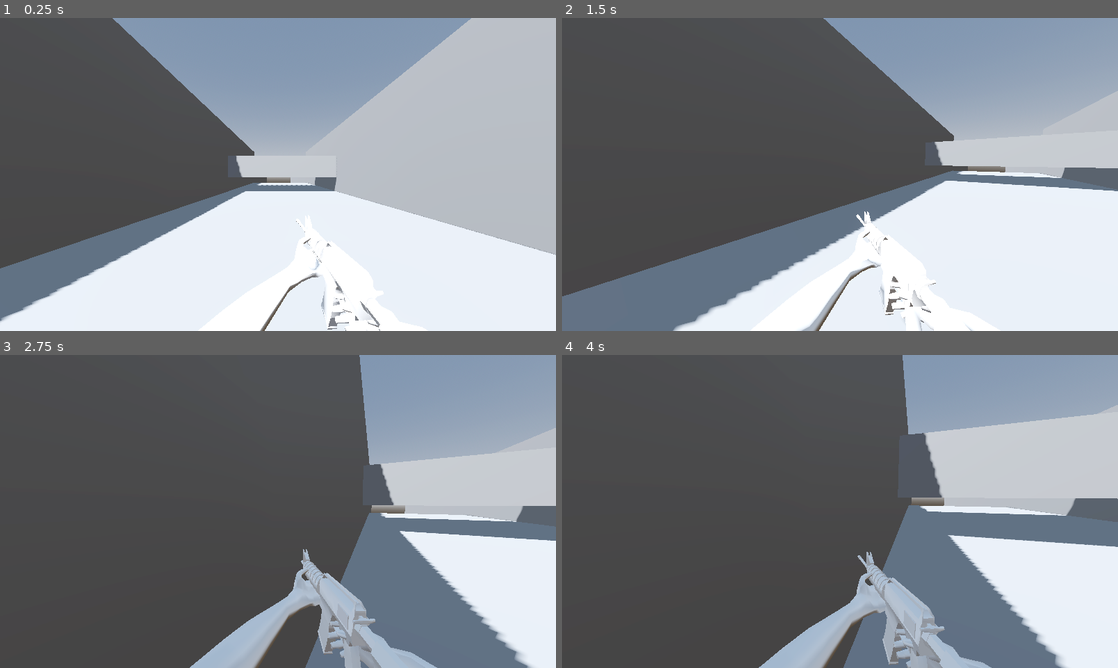
Above: before the commit, frames 1-4 (two rows, left to right).
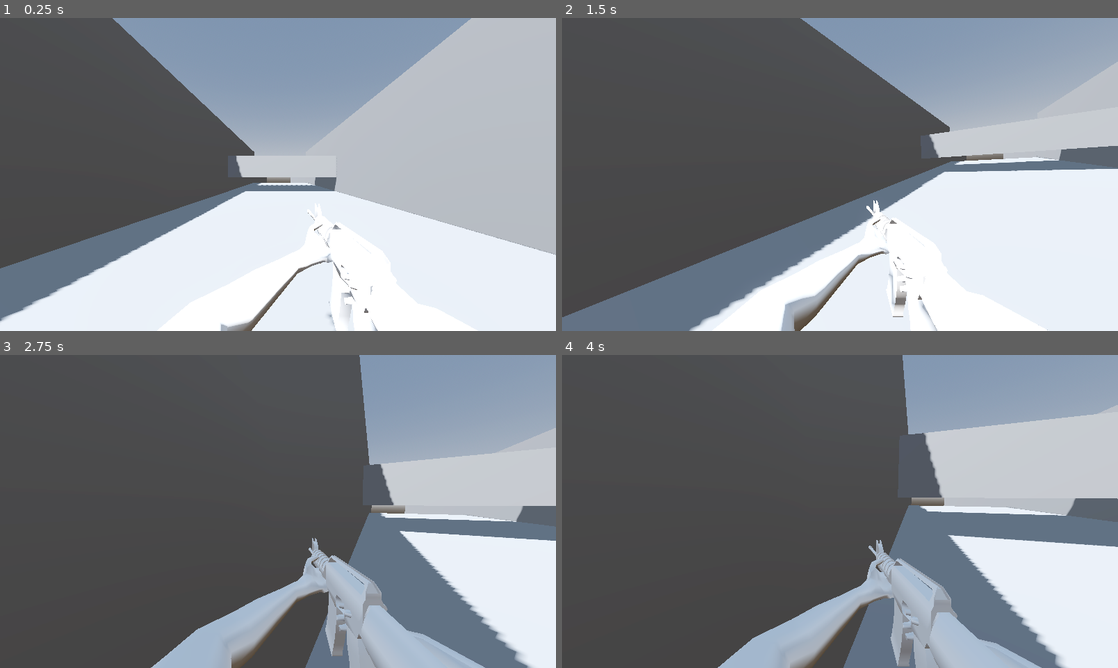
Above: after the commit, the same moments.

Repository: jamzuz/movement
Game: Godot game, scene res://test_level.tscn
Two runs of this game, one before a commit and one after it. Both use one fixed random seed, a clock stepped at 60 frames per second and the inputs below.
Inputs (mouse positions are in pixels of both pictures, inside the frame that each line leads up to):
- Up to frame 1 (0.25 s): no input
- Up to frame 2 (1.5 s): move the mouse to (962, 158) at 0.52 s; hold E (Lean Right, bound only after the commit) 0.53-1.28 s; tap Ctrl (Crouch) at 0.6 s; click (962, 158) at 0.67 s; tap Space (Jump) at 0.77 s; tap Shift (Sprint) at 0.8, 1.35 s; move the mouse to (812, 174) at 1.27 s; hold W (Forward) from 1.28 s (still down)
- Up to frame 3 (2.75 s): keep holding W (Forward); tap Space (Jump) at 1.52 s; tap Ctrl (Crouch) at 1.55, 2.1 s; move the mouse to (289, 505) at 2.02 s; tap Shift (Sprint) at 2.3 s
- Up to frame 4 (4 s): keep holding W (Forward); move the mouse to (834, 517) at 2.77 s; tap Shift (Sprint) at 2.85, 3.8 s; click (834, 517) at 2.92 s; tap Space (Jump) at 3.02, 3.77 s; tap Ctrl (Crouch) at 3.05, 3.6 s; move the mouse to (878, 514) at 3.52 s

The runs differ from the first frame. In frame 1, 1.0% of the frame differs, in the area x 39-69%, y 62-100%; in frame 2, 9.8%, in the area x 0-100%, y 0-100%; in frame 3, 6.1%; in frame 4, 6.2%.

Commit message:
Added leaning and weapon clipping avoidance

Diff:
--- a/PlayerController/player.gd
+++ b/PlayerController/player.gd
@@ -36,6 +36,18 @@
 const SLIDE_FRICTION: float = 10.0
 const SLIDE_TIME: float = 0.7
 const SLIDE_MIN_SPEED: float = 5.0
+
+# Lean
+const LEAN_ANGLE: float = 10.0
+const LEAN_CAMERA_OFFSET: float = 0.5
+const LEAN_SPEED: float = 8.0
+const LEFT_LEAN: float = -1.0
+const RIGHT_LEAN: float = 1.0
+const NEUTRAL_LEAN: float = 0.0
+
+# Hands
+const NORMAL_POSITION: Vector3 = Vector3(0.227, -0.47, -0.69)
+const RETRACTED_POSITION: Vector3 = Vector3(0.227, -0.47, 0.6)
 #endregion
 
 #region Variables
@@ -63,6 +75,11 @@
 var current_state: States = States.FALL
 var previous_state: States = States.WALK
 var state_change_cooldown: float = 0.1
+
+# Lean
+var target_lean: float = 0.0
+var current_lean: float = 0.0
+
 #endregion
 
 #region Onready Vars
@@ -70,7 +87,11 @@
 @onready var collider: CollisionShape3D = %Collider
 @onready var collider_capsule: CapsuleShape3D = %Collider.shape
 @onready var camera_3d: Camera3D = %Camera3D
-@onready var headroom_checker: ShapeCast3D = %Headroom_checker
+@onready var headroom_checker: ShapeCast3D = %HeadroomChecker
+@onready var lean_left_checker: ShapeCast3D = %LeanLeftChecker
+@onready var lean_right_checker: ShapeCast3D = %LeanRightChecker
+@onready var hands: Node3D = %Head/Camera3D/Hands
+@onready var weapon_tip: Marker3D = %Head/Camera3D/WeaponTip
 #endregion
 
 
@@ -79,6 +100,13 @@
 
 
 func _physics_process(delta: float) -> void:
+	if Input.is_action_pressed(&"Lean Left") and can_lean_left():
+		target_lean = LEFT_LEAN
+	elif Input.is_action_pressed(&"Lean Right") and can_lean_right():
+		target_lean = RIGHT_LEAN
+	else:
+		target_lean = NEUTRAL_LEAN
+
 	# --- TIMERS ---
 	state_change_cooldown -= delta
 
@@ -210,7 +238,8 @@
 	move_and_slide()
 
 	# --- CAMERA ---
-	update_camera_height(delta)
+	update_hands(delta)
+	update_camera(delta)
 	update_fov(delta)
 
 
@@ -244,7 +273,8 @@
 	)
 
 
-func update_camera_height(delta: float) -> void:
+func update_camera(delta: float) -> void:
+	#height
 	var target_y: float = NORMAL_CAMERA_Y
 
 	if current_state == States.SLIDE:
@@ -257,7 +287,14 @@
 		target_y,
 		10.0 * delta
 	)
-
+	#leaning
+	current_lean = lerp(current_lean, target_lean, delta * LEAN_SPEED)
+
+	var target_tilt: float = deg_to_rad(-LEAN_ANGLE) * current_lean
+	var target_offset: float = LEAN_CAMERA_OFFSET * current_lean
+
+	camera_3d.rotation.z = lerp(camera_3d.rotation.z, target_tilt, delta * LEAN_SPEED)
+	camera_3d.position.x = lerp(camera_3d.position.x, target_offset, delta * LEAN_SPEED)
 
 func change_state(new_state: States) -> void:
 	# Prevent rapid state spam (except for immediate transitions like JUMP->FALL/SPRINT/WALK)
@@ -303,14 +340,34 @@
 	head.rotate_x(look_rotation.x)
 
 
+func update_hands(delta):
+	var space_state = get_world_3d().direct_space_state
+	var query = PhysicsRayQueryParameters3D.create(
+		camera_3d.global_position,
+		weapon_tip.global_position
+	)
+	query.collision_mask = 2
+	query.exclude = [self] # Exclude player collision
+	var result = space_state.intersect_ray(query)
+
+	if result:
+		# Wall detected, retract weapon
+		hands.position = hands.position.lerp(RETRACTED_POSITION, delta * 10)
+	else:
+		# No wall, return to normal position
+		hands.position = hands.position.lerp(NORMAL_POSITION, delta * 10)
+
 func capture_mouse() -> void:
 	Input.set_mouse_mode(Input.MOUSE_MODE_CAPTURED)
 	mouse_captured = true
 
 
 func can_stand() -> bool:
-	return !headroom_checker.is_colliding()
-
+	return not headroom_checker.is_colliding()
+func can_lean_right() -> bool:
+	return not lean_right_checker.is_colliding()
+func can_lean_left() -> bool:
+	return not lean_left_checker.is_colliding()
 
 func release_mouse() -> void:
 	Input.set_mouse_mode(Input.MOUSE_MODE_VISIBLE)
--- a/PlayerController/player.tscn
+++ b/PlayerController/player.tscn
@@ -1,8 +1,7 @@
 [gd_scene format=3 uid="uid://u2npc0j24i5d"]
 
 [ext_resource type="Script" uid="uid://k0cleayxk560" path="res://PlayerController/player.gd" id="1_xbw16"]
-[ext_resource type="PackedScene" uid="uid://brxqjo4rs63td" path="res://assets/m4lolhands.glb" id="2_6d77c"]
-[ext_resource type="PackedScene" uid="uid://tpqoodnxgh4f" path="res://assets/m4hero.glb" id="3_t4ai6"]
+[ext_resource type="PackedScene" uid="uid://danntldlog5u7" path="res://hands.tscn" id="2_6d77c"]
 
 [sub_resource type="CapsuleShape3D" id="CapsuleShape3D_6cb2c"]
 
@@ -10,6 +9,7 @@
 height = 1.0
 
 [node name="PlayerController" type="CharacterBody3D" unique_id=1443151114]
+collision_mask = 3
 floor_stop_on_slope = false
 floor_max_angle = 0.9599311
 floor_snap_length = 0.5
@@ -27,19 +27,29 @@
 unique_name_in_owner = true
 transform = Transform3D(1, 0, 0, 0, 1, 0, 0, 0, 1, 0, -0.5, 0)
 
-[node name="m4lolhands" parent="Head" unique_id=860740180 instance=ExtResource("2_6d77c")]
-transform = Transform3D(0.9961947, 0, 0.08715574, 0, 1, 0, -0.08715574, 0, 0.9961947, 0.20000005, -1.0535632, -0.7)
+[node name="Hands" parent="Head/Camera3D" unique_id=860740180 instance=ExtResource("2_6d77c")]
+transform = Transform3D(1, 0, 0, 0, 1, 0, 0, 0, 1, 0.22658074, -0.4758556, -0.67347383)
 
-[node name="Cylinder_003" parent="Head/m4lolhands" index="1" unique_id=131688326]
-visible = false
+[node name="WeaponTip" type="Marker3D" parent="Head/Camera3D" unique_id=1023736257]
+transform = Transform3D(1, 0, 0, 0, 1, 0, 0, 0, 1, 0.29508814, -0.35440895, -1.7856108)
 
-[node name="m4hero" parent="Head/m4lolhands" unique_id=16160480 instance=ExtResource("3_t4ai6")]
-transform = Transform3D(1, 0, 0, 0, 1, 0, 0, 0, 1, 0.06526399, 0.02262329, 0.0657047)
-
-[node name="Headroom_checker" type="ShapeCast3D" parent="." unique_id=1689998033]
+[node name="HeadroomChecker" type="ShapeCast3D" parent="." unique_id=1689998033]
 unique_name_in_owner = true
 transform = Transform3D(1, 0, 0, 0, 1, 0, 0, 0, 1, 0, 0.5, 0)
 shape = SubResource("CapsuleShape3D_xbw16")
 target_position = Vector3(0, 0, 0)
+collision_mask = 3
 
-[editable path="Head/m4lolhands"]
+[node name="LeanRightChecker" type="ShapeCast3D" parent="." unique_id=889463040]
+unique_name_in_owner = true
+transform = Transform3D(1, 0, 0, 0, 1, 0, 0, 0, 1, 1, 0.21243232, 0)
+shape = SubResource("CapsuleShape3D_xbw16")
+target_position = Vector3(0, 0, 0)
+collision_mask = 3
+
+[node name="LeanLeftChecker" type="ShapeCast3D" parent="." unique_id=743360460]
+unique_name_in_owner = true
+transform = Transform3D(1, 0, 0, 0, 1, 0, 0, 0, 1, -1, 0.21243232, 0)
+shape = SubResource("CapsuleShape3D_xbw16")
+target_position = Vector3(0, 0, 0)
+collision_mask = 3
--- /dev/null
+++ b/hands.tscn
@@ -0,0 +1,5 @@
+[gd_scene format=3 uid="uid://danntldlog5u7"]
+
+[ext_resource type="PackedScene" uid="uid://brxqjo4rs63td" path="res://assets/m4lolhands.glb" id="1_wk1xy"]
+
+[node name="m4lolhands" unique_id=860740180 instance=ExtResource("1_wk1xy")]
--- a/project.godot
+++ b/project.godot
@@ -58,6 +58,21 @@
 , Object(InputEventKey,"resource_local_to_scene":false,"resource_name":"","device":-1,"window_id":0,"alt_pressed":false …(182 unchanged characters)…
 ]
 }
+"Lean Left"={
+"deadzone": 0.2,
+"events": [Object(InputEventKey,"resource_local_to_scene":false,"resource_name":"","device":-1,"window_id":0,"alt_pressed":false,"shift_pressed":false,"ctrl_pressed":false,"meta_pressed":false,"pressed":false,"keycode":0,"physical_keycode":81,"key_label":0,"unicode":113,"location":0,"echo":false,"script":null)
+]
+}
+"Lean Right"={
+"deadzone": 0.2,
+"events": [Object(InputEventKey,"resource_local_to_scene":false,"resource_name":"","device":-1,"window_id":0,"alt_pressed":false,"shift_pressed":false,"ctrl_pressed":false,"meta_pressed":false,"pressed":false,"keycode":0,"physical_keycode":69,"key_label":0,"unicode":101,"location":0,"echo":false,"script":null)
+]
+}
+
+[layer_names]
+
+3d_physics/layer_1="Player"
+3d_physics/layer_2="Enviroment"
 
 [physics]
 
